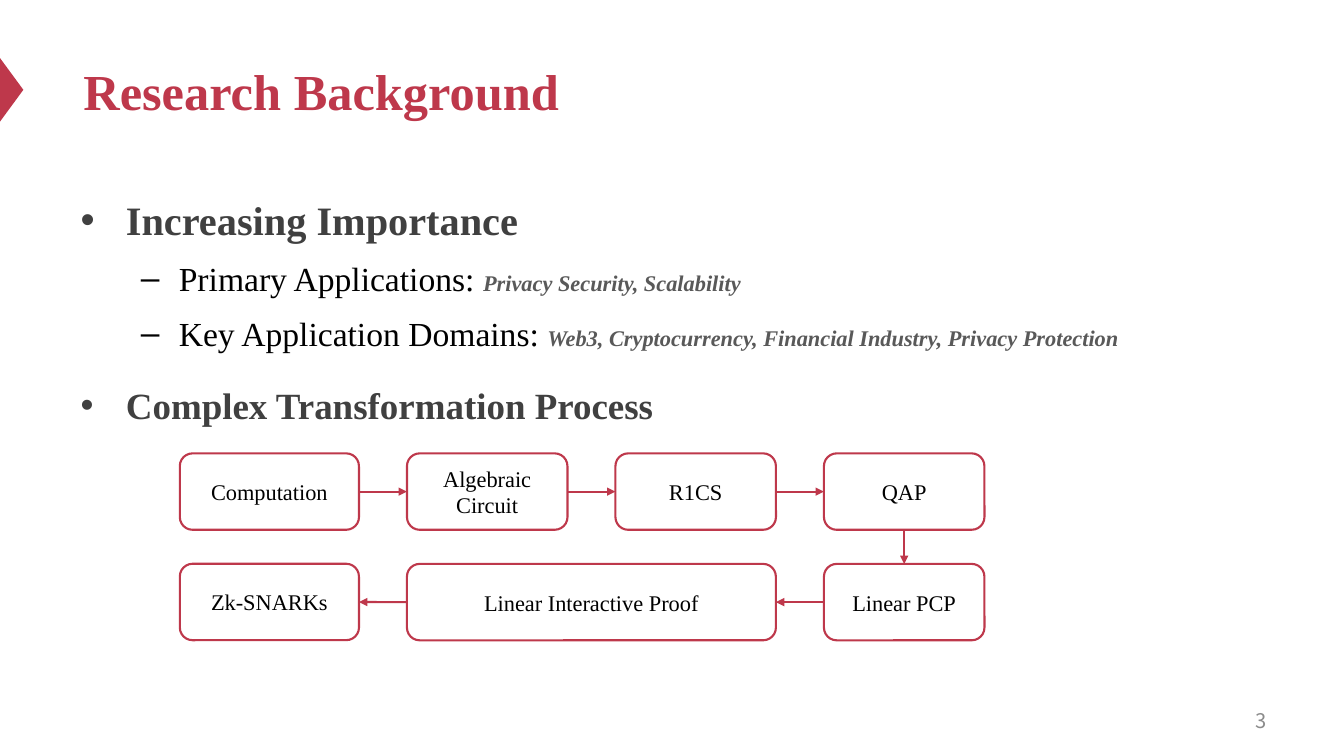
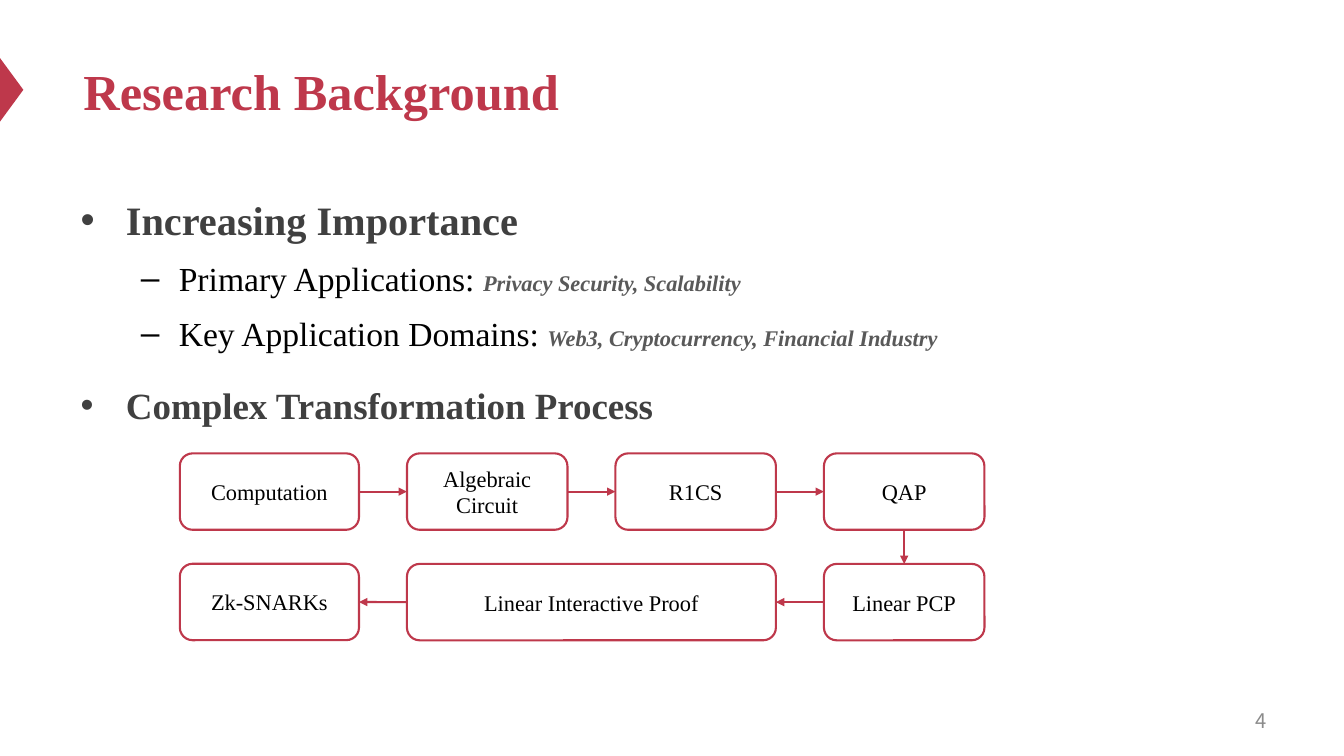
Before and after one commit to Ash1sc/R1CS-normal-form-generator, a slide deck: slide 4 of meeting_docs/PRDC/ppt.pptx (slide 3 before the commit). Drawn at 1344x756 pixels with LibreOffice and Linux fonts; fonts in the diff are those of the drawing. Boxes give left, top, right and bottom in pixels: in the first picture for what was removed or moved away, otherwise in the second. Text is boxed around its words. In the diff, an @@ line names an element or a change of style, - is before the commit and + after.

```diff
--- a/meeting_docs/PRDC/ppt.pptx
+++ b/meeting_docs/PRDC/ppt.pptx
@@ text at (x1=179, y1=322, x2=937, y2=353): text changed @@
-  – Key Application Domains: Web3, Cryptocurrency, Financial Industry, Privacy Protection
+  – Key Application Domains: Web3, Cryptocurrency, Financial Industry
@@ page number at (x1=1255, y1=713, x2=1266, y2=728): text changed @@
-3
+4
```
Also in this commit, not shown: 1 other slide changed, 1 slide added, 4 other files.
